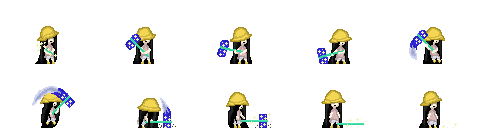
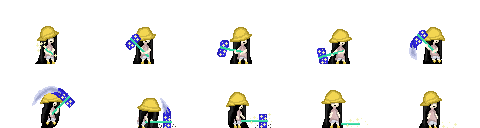
Layer changes from the first w=480, h=128 image to the second:
painted on "mc_attack_9" over [337, 123, 364, 125]
